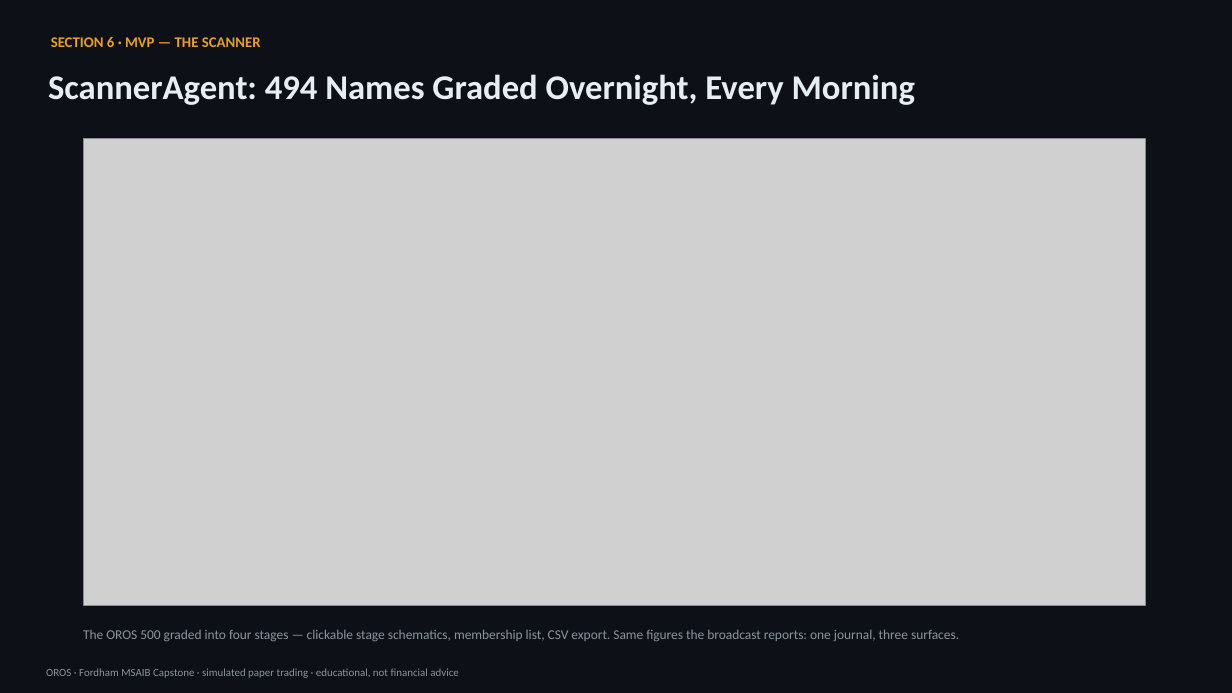
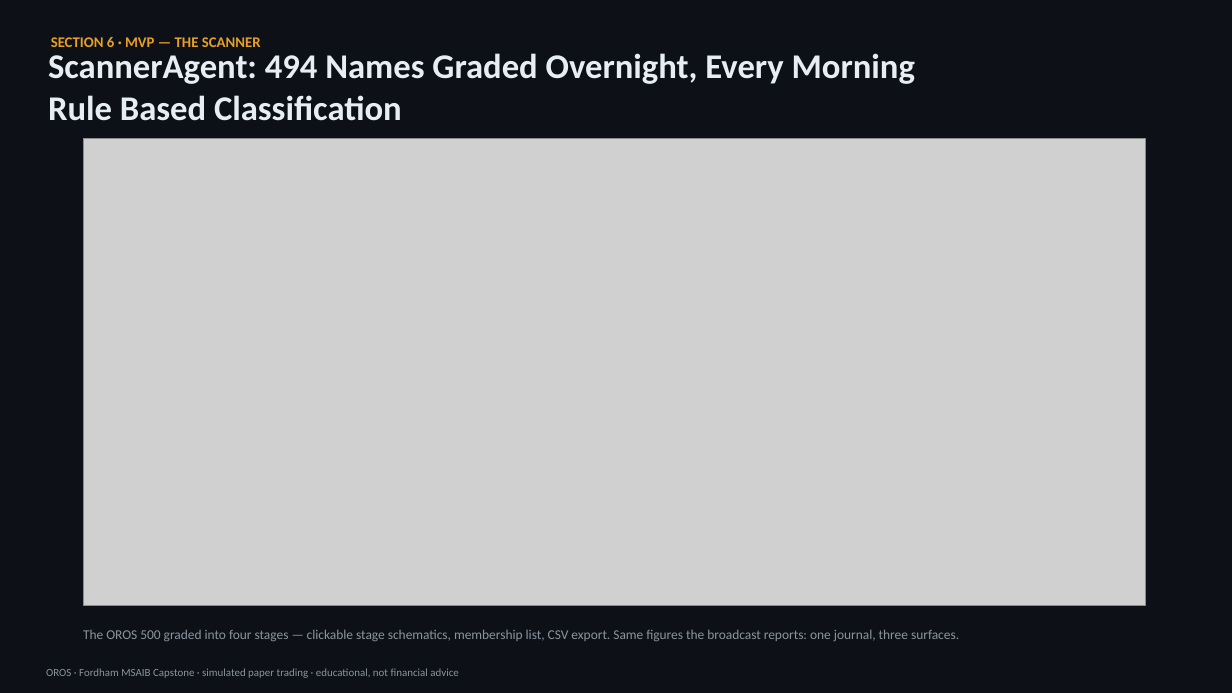
Before and after one commit to jpromer3006/ai-agent-stock-analyzer, a slide deck: slide 6 of docs/OROS_Capstone_Presentation_v3_FINAL.pptx. Drawn at 1232x693 pixels with LibreOffice and Linux fonts; fonts in the diff are those of the drawing; grey boxes stand for pictures. Boxes give left, top, right and bottom in pixels: in the first picture for what was removed or moved away, otherwise in the second. Text is boxed around its words. In the diff, an @@ line names an element or a change of style, - is before the commit and + after.

```diff
--- a/docs/OROS_Capstone_Presentation_v3_FINAL.pptx
+++ b/docs/OROS_Capstone_Presentation_v3_FINAL.pptx
@@ text at [48, 95, 402, 121]: paragraph added @@
+Rule Based Classification
```
Also in this commit, not shown: 7 other slides changed, 48 other files.
